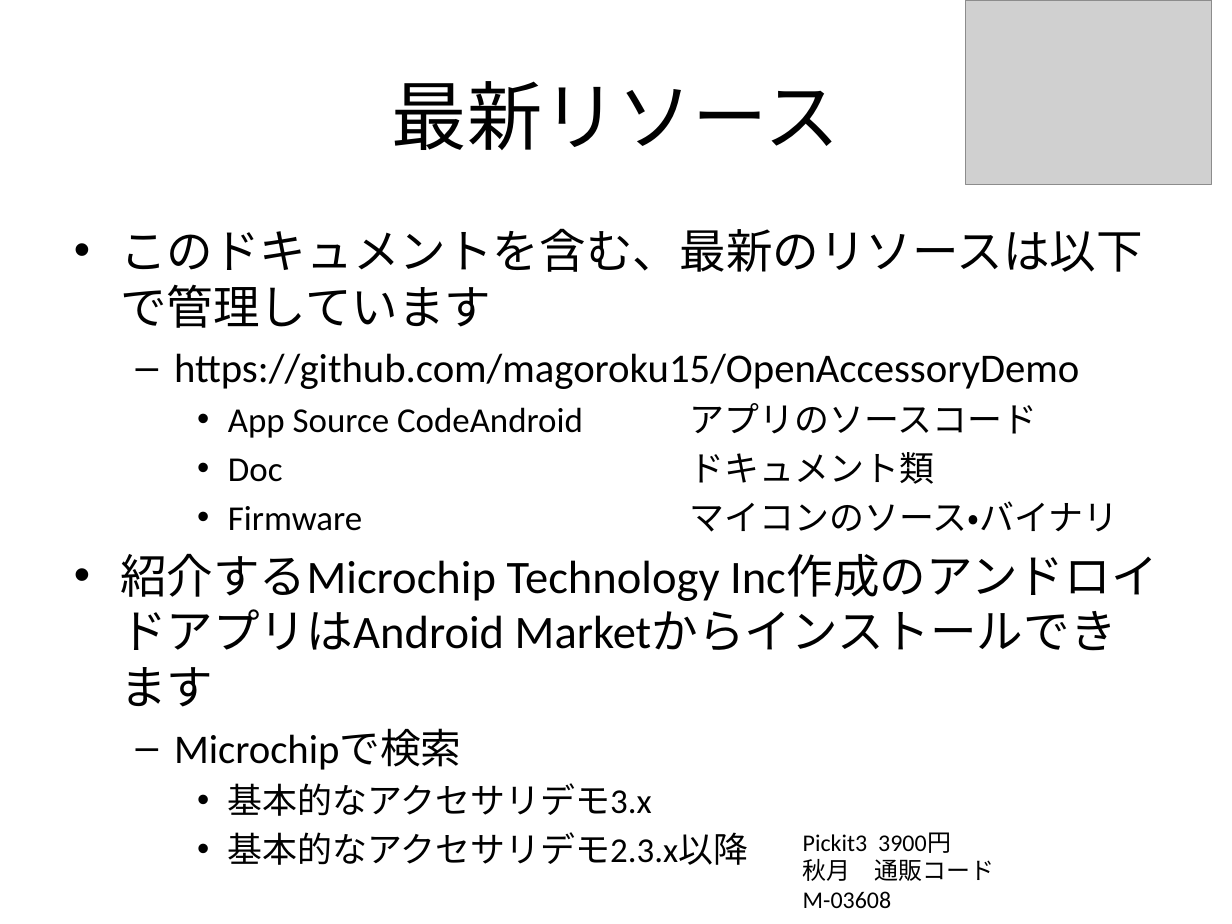
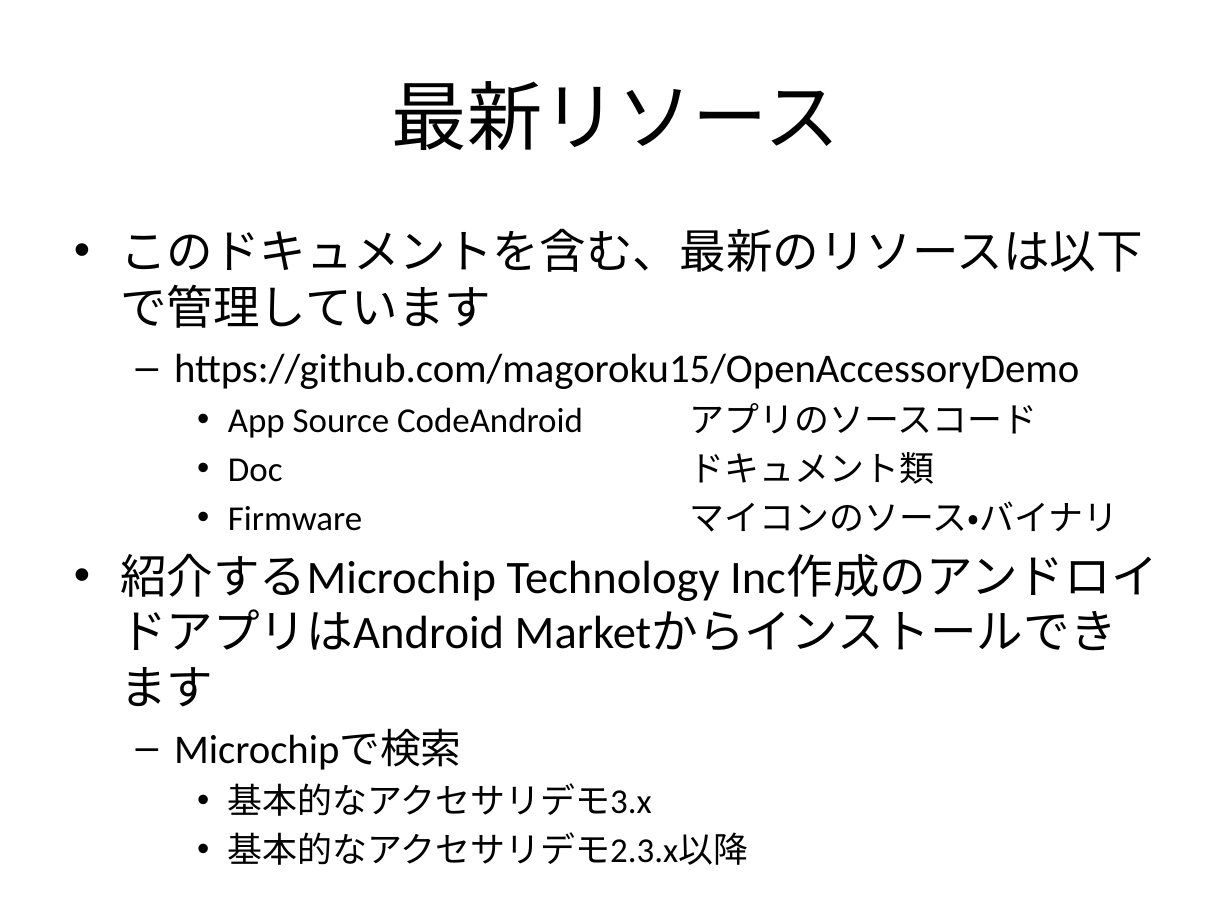
Before and after one commit to magoroku15/OpenAccessoryDemo, a slide deck: slide 2 of Doc/poorman's adk.pptx. Drawn at 1232x924 pixels with LibreOffice and Linux fonts; fonts in the diff are those of the drawing; grey boxes stand for pictures. Boxes give left, top, right and bottom in pixels: in the first picture for what was removed or moved away, otherwise in the second. Text is boxed around its words. In the diff, an @@ line names an element or a change of style, - is before the commit and + after.

```diff
--- a/Doc/poorman's adk.pptx
+++ b/Doc/poorman's adk.pptx
@@ picture removed at (965, 0, 1211, 185) @@
@@ text removed at (803, 832, 995, 908) @@
-Pickit3 3900円
-秋月 通販コード M-03608
```
Also in this commit, not shown: 6 other slides changed, 7 slides added, 3 other files.
